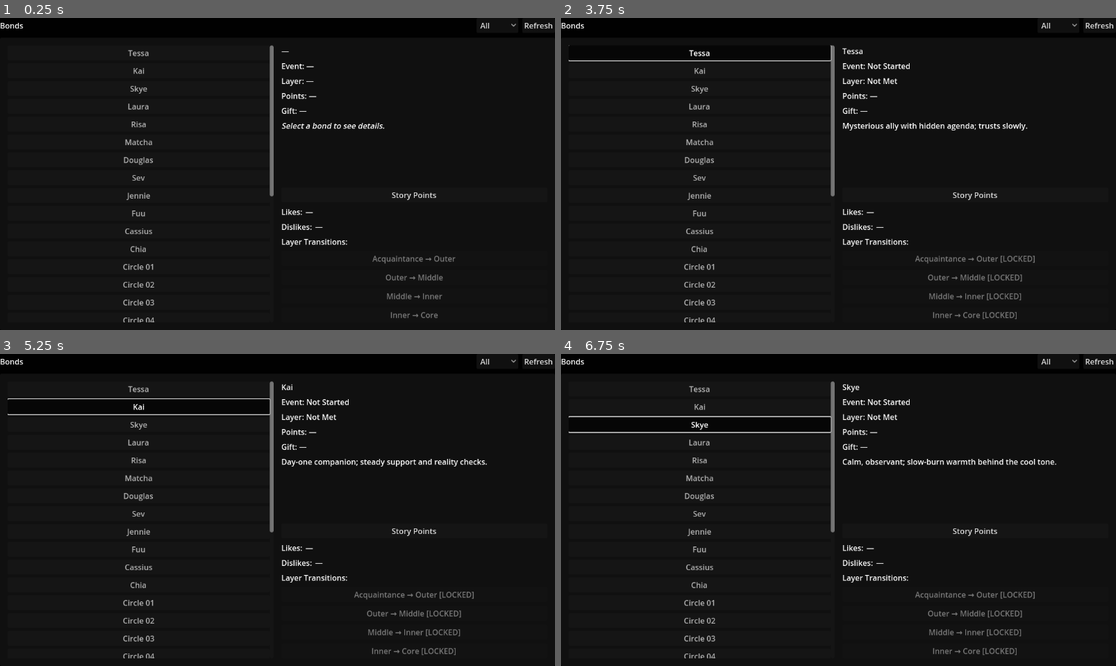
Above: before the commit, frames 1-4 (two rows, left to right).
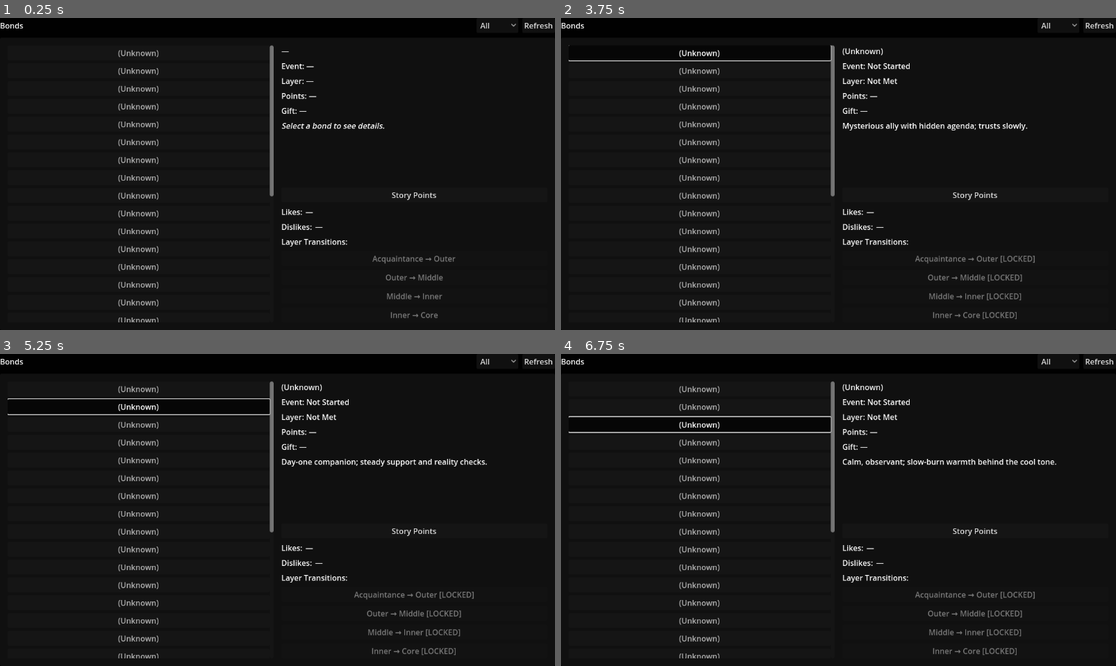
Above: after the commit, the same moments.

Repository: Cristal-Lucina/Psyokin
Game: Godot game, scene res://scenes/main_menu/panels/BondsPanel.tscn
Same seed, same stepped clock (60 frames per second), same inputs: the game is played once before the commit and once after it. This scene is started directly instead of the project's main scene.
Inputs (mouse positions are in pixels of both pictures, inside the frame that each line leads up to):
- Up to frame 1 (0.25 s): no input
- Up to frame 2 (3.75 s): click "Story Points" at 0.5 s; click "Story Points" at 1.25 s; click "All" at 2 s; click "Refresh" at 2.75 s; click (699, 52) at 3.5 s, where only the run before the commit has a clickable "Tessa"
- Up to frame 3 (5.25 s): click (138, 388) at 4.25 s, where only the run after the commit has a clickable "(Unknown)"; click (138, 407) at 5 s, where only the run before the commit has a clickable "Kai"
- Up to frame 4 (6.75 s): click (699, 407) at 5.75 s, where only the run after the commit has a clickable "(Unknown)"; click (699, 425) at 6.5 s, where only the run before the commit has a clickable "Skye"

The runs differ from the first frame. In frame 1, 1.3% of the frame differs, in the area x 21-29%, y 10-98%; in frame 2, 1.4%, in the area x 21-59%, y 9-98%; in frame 3, 1.4%; in frame 4, 1.4%.

Commit message:
Show locked bonds as "(Unknown)" in BondsPanel
- Display "(Unknown)" for locked bonds in list instead of character name
- Display "(Unknown)" in detail panel when viewing locked bonds
- Maintains existing visual styling (dimmed gray color, "Unknown" tooltip)
- Character names remain hidden until bonds are unlocked/known

🤖 Generated with [Claude Code](https://claude.com/claude-code)

Co-Authored-By: Claude <noreply@anthropic.com>

Diff:
--- a/scripts/main_menu/panels/BondsPanel.gd
+++ b/scripts/main_menu/panels/BondsPanel.gd
@@ -187,7 +187,8 @@
 		if f == Filter.MAXED and not maxed:    continue
 
 		var row := Button.new()
-		row.text = disp_name
+		# Show "(Unknown)" for locked bonds instead of actual name
+		row.text = "(Unknown)" if not known else disp_name
 		row.size_flags_horizontal = Control.SIZE_EXPAND_FILL
 		row.toggle_mode = true
 		row.button_group = _list_group     # ← exclusive selection
@@ -365,7 +366,12 @@
 	_update_detail(_selected)
 
 func _update_detail(id: String) -> void:
-	_name_tv.text = ("—" if id == "" else _display_name(id))
+	if id == "":
+		_name_tv.text = "—"
+	else:
+		var known: bool = _read_known(id)
+		# Show "(Unknown)" for locked bonds in detail panel too
+		_name_tv.text = "(Unknown)" if not known else _display_name(id)
 
 	if id == "":
 		if _event_tv: _event_tv.text = "Event: —"
